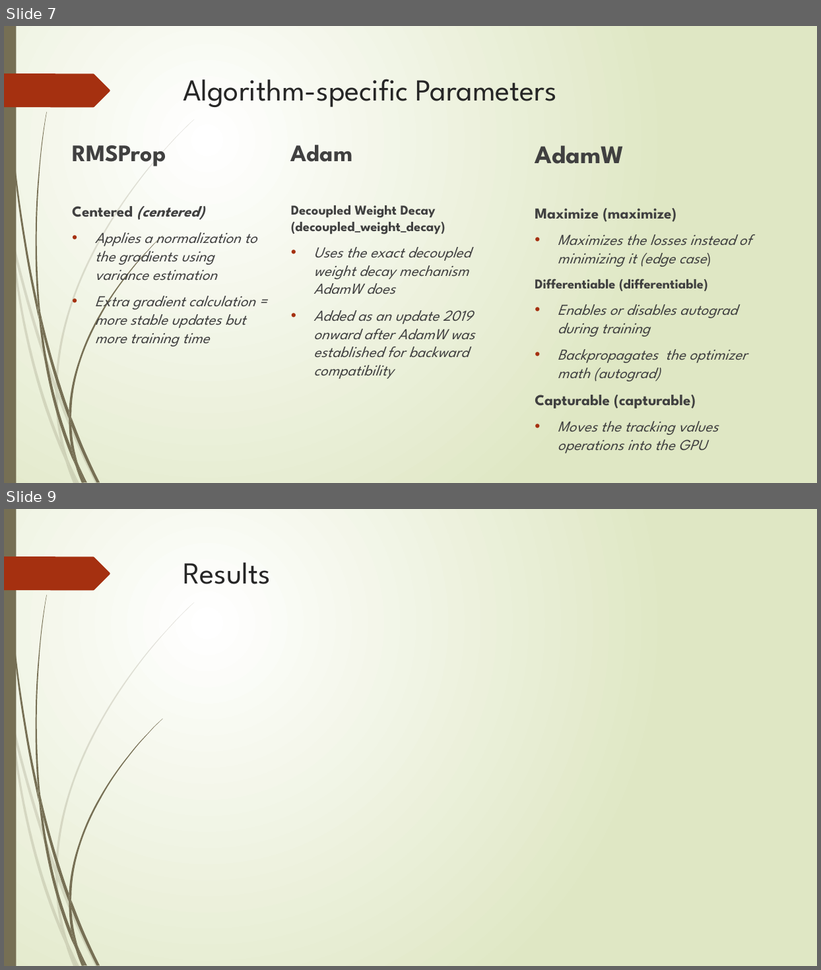
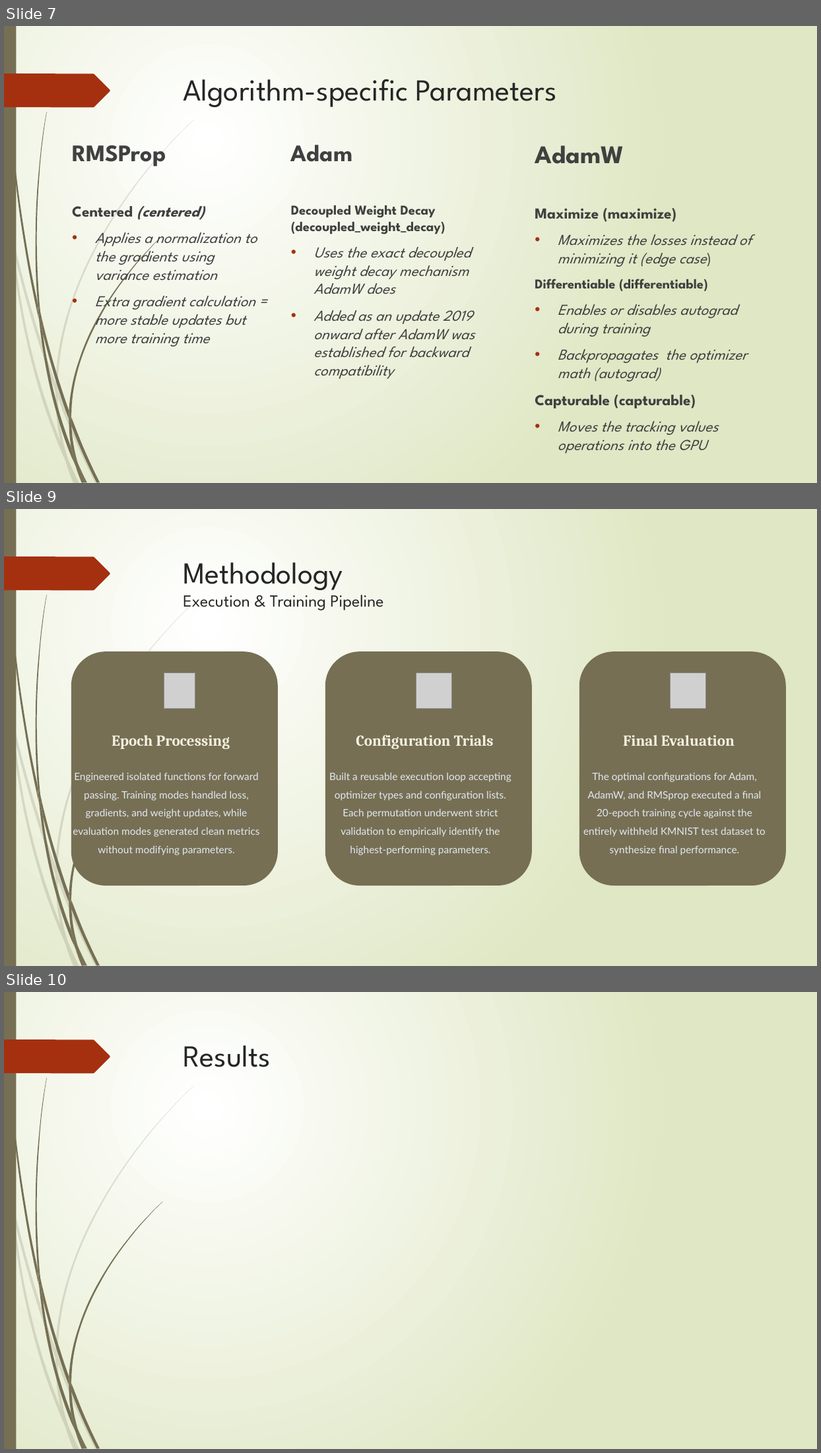
Before and after one commit to yaofu-yang/aigc-5500-midterm-project, a slide deck: slides/midterm-slides.pptx. Shown one above the other, each under a label of ours: slides 7 and 9 before the commit, slides 7, 9 and 10 after it; the slides between them are not shown. The pictures are 821x970 and 821x1453 pixels, drawn with LibreOffice and Linux fonts; fonts in the diff are those of the drawing; grey boxes stand for pictures. Boxes give left, top, right and bottom in pixels: in the first picture for what was removed or moved away, otherwise in the second. Text is boxed around its words. In the diff, an @@ line names an element or a change of style, - is before the commit and + after.

```diff
--- a/slides/midterm-slides.pptx
+++ b/slides/midterm-slides.pptx
@@ slide 9 added at (x1=4, y1=509, x2=817, y2=966), background gradient #FFFFFF to #DFE8C4; not listed: 24 template elements that a slide beside it also shows @@
@@ title added at (x1=183, y1=562, x2=384, y2=611), 20 pt, text #262626 @@
+Methodology
+Execution & Training Pipeline
@@ rounded rectangle added at (x1=71, y1=652, x2=278, y2=886), fill #766F54 @@
@@ rounded rectangle added at (x1=325, y1=652, x2=532, y2=886), fill #766F54 @@
@@ rounded rectangle added at (x1=580, y1=652, x2=787, y2=886), fill #766F54 @@
@@ picture added at (x1=164, y1=673, x2=195, y2=708) @@
@@ picture added at (x1=416, y1=673, x2=451, y2=708) @@
@@ picture added at (x1=670, y1=673, x2=706, y2=708) @@
@@ text added at (x1=112, y1=735, x2=230, y2=749), 18 pt, text #F3F0DF, bold @@
+Epoch Processing
@@ text added at (x1=356, y1=735, x2=494, y2=749), 18 pt, text #F3F0DF, bold @@
+Configuration Trials
@@ text added at (x1=623, y1=735, x2=735, y2=746), 18 pt, text #F3F0DF, bold @@
+Final Evaluation
@@ text added at (x1=73, y1=772, x2=260, y2=855), 12 pt, text #E2E8F0 @@
+Engineered isolated functions for forward passing. Training modes handled loss, gradients, and weight updates, while evaluation modes generated clean metrics without modifying parameters.
@@ text added at (x1=329, y1=772, x2=512, y2=855), 12 pt, text #E2E8F0 @@
+Built a reusable execution loop accepting optimizer types and configuration lists. Each permutation underwent strict validation to empirically identify the highest-performing parameters.
@@ text added at (x1=583, y1=772, x2=766, y2=855), 12 pt, text #E2E8F0 @@
+The optimal configurations for Adam, AdamW, and RMSprop executed a final 20-epoch training cycle against the entirely withheld KMNIST test dataset to synthesize final performance.
@@ what was slide 9 is now slide 10 @@
```
Also in this commit, not shown: 1 other slide added, 1 slide removed.
